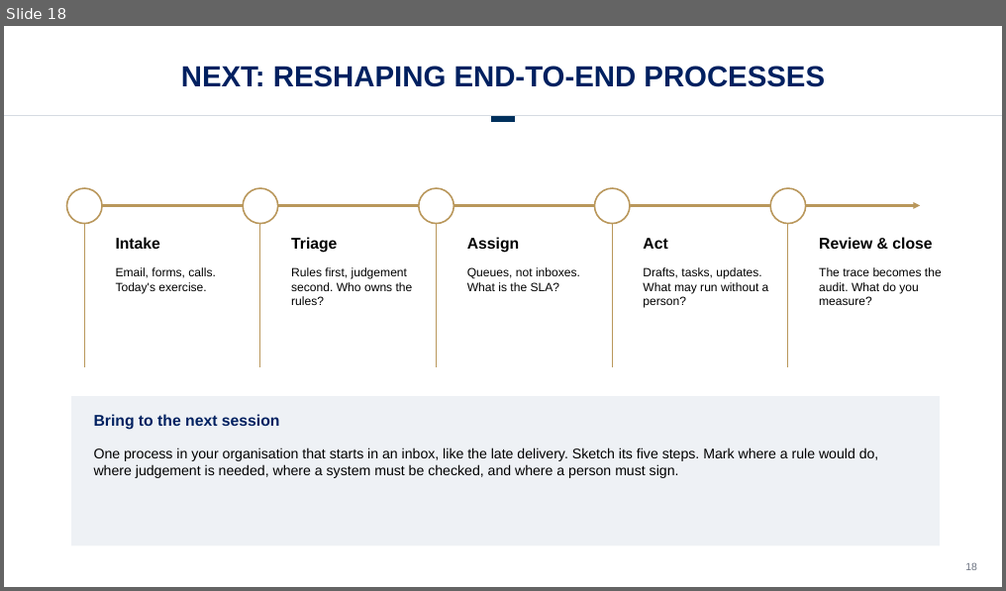
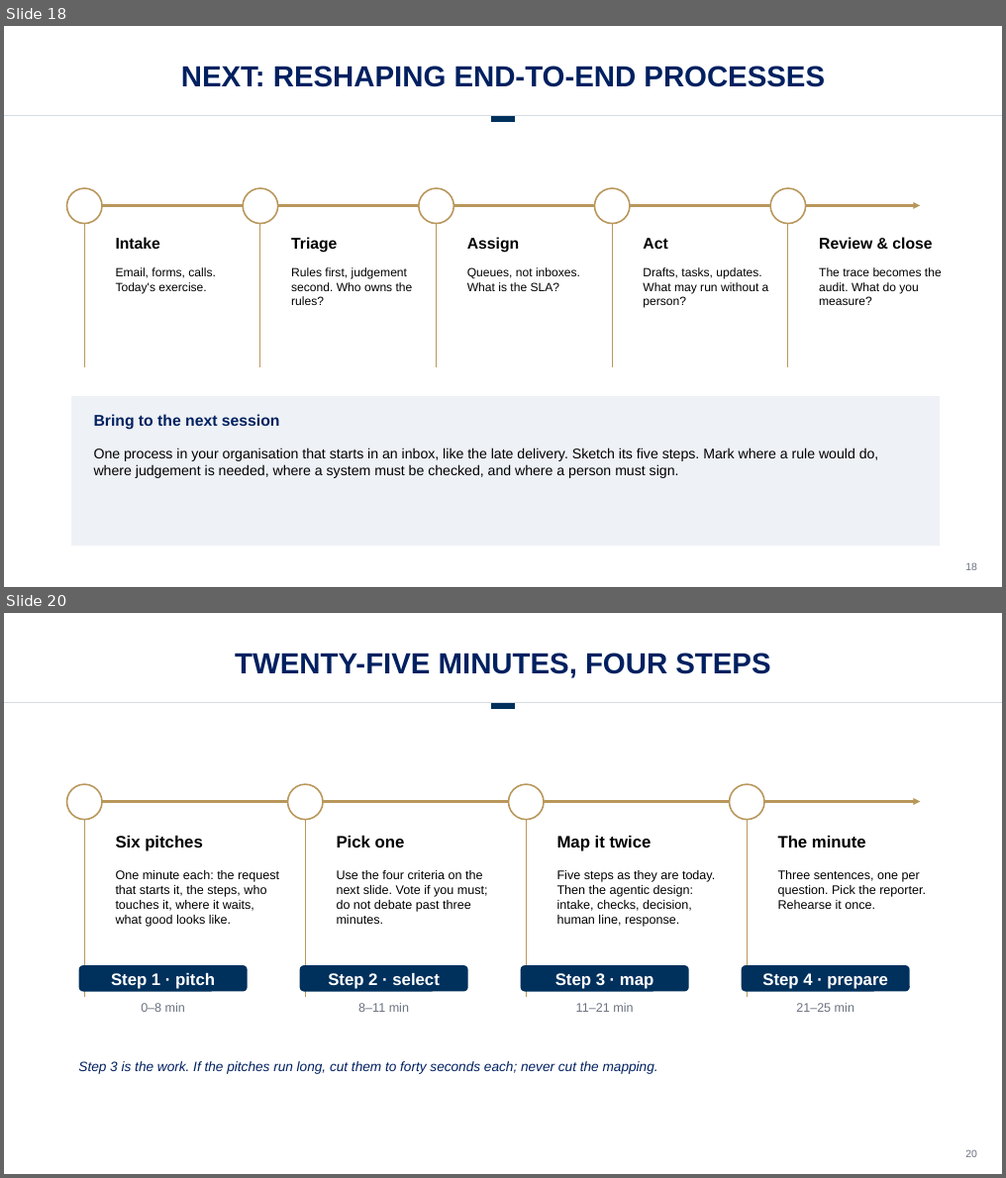
Before and after one commit to drestrepoa/Claudecode, a slide deck: slides/agent-challenge-hr.pptx. Shown one above the other, each under a label of ours: slide 18 before the commit, slides 18 and 20 after it; the slides between them are not shown. The pictures are 1006x591 and 1006x1178 pixels, drawn with LibreOffice and Linux fonts; fonts in the diff are those of the drawing; background and template pictures are left out. Boxes give left, top, right and bottom in pixels: in the first picture for what was removed or moved away, otherwise in the second. Text is boxed around its words. In the diff, an @@ line names an element or a change of style, - is before the commit and + after.

```diff
--- a/slides/agent-challenge-hr.pptx
+++ b/slides/agent-challenge-hr.pptx
@@ slide 20 added at [4, 613, 1002, 1174], background #FFFFFF @@
@@ text added at [235, 653, 770, 678], 28 pt, text #002060, bold @@
+TWENTY-FIVE MINUTES, FOUR STEPS
@@ line added from (4, 703) to (1002, 703), #D5DBE2 0.75 pt @@
@@ line added from (491, 706) to (515, 706), #00305C 6 pt @@
@@ ellipse added at [67, 784, 102, 820], fill #FFFFFF, outline #B9975B 1.5 pt @@
@@ ellipse added at [288, 784, 323, 820], fill #FFFFFF, outline #B9975B 1.5 pt @@
@@ ellipse added at [509, 784, 544, 820], fill #FFFFFF, outline #B9975B 1.5 pt @@
@@ ellipse added at [730, 784, 764, 820], fill #FFFFFF, outline #B9975B 1.5 pt @@
@@ arrow added from (77, 802) to (921, 802), #B9975B 2.25 pt @@
@@ line added from (84, 799) to (84, 997), #B9975B 1 pt @@
@@ line added from (306, 799) to (306, 997), #B9975B 1 pt @@
@@ line added from (526, 799) to (526, 997), #B9975B 1 pt @@
@@ line added from (747, 799) to (747, 997), #B9975B 1 pt @@
@@ text added at [116, 836, 203, 852], 16 pt, text #000000, bold @@
+Six pitches
@@ text added at [337, 836, 405, 848], 16 pt, text #000000, bold @@
+Pick one
@@ text added at [557, 836, 651, 852], 16 pt, text #000000, bold @@
+Map it twice
@@ text added at [778, 836, 866, 848], 16 pt, text #000000, bold @@
+The minute
@@ text added at [116, 870, 279, 927], 12 pt, text #000000 @@
+One minute each: the request that starts it, the steps, who touches it, where it waits, what good looks like.
@@ text added at [337, 870, 488, 924], 12 pt, text #000000 @@
+Use the four criteria on the next slide. Vote if you must; do not debate past three minutes.
@@ text added at [557, 870, 715, 927], 12 pt, text #000000 @@
+Five steps as they are today. Then the agentic design: intake, checks, decision, human line, response.
@@ text added at [778, 870, 926, 909], 12 pt, text #000000 @@
+Three sentences, one per question. Pick the reporter. Rehearse it once.
@@ rounded rectangle added at [79, 965, 248, 992], fill #00305C, 16 pt, text #FFFFFF, bold @@
+Step 1 · pitch
@@ rounded rectangle added at [300, 965, 468, 992], fill #00305C, 16 pt, text #FFFFFF, bold @@
+Step 2 · select
@@ rounded rectangle added at [521, 965, 689, 992], fill #00305C, 16 pt, text #FFFFFF, bold @@
+Step 3 · map
@@ rounded rectangle added at [742, 965, 910, 992], fill #00305C, 16 pt, text #FFFFFF, bold @@
+Step 4 · prepare
@@ text added at [141, 1003, 185, 1012], 12 pt, text #6B7280 @@
+0–8 min
@@ text added at [358, 1003, 409, 1012], 12 pt, text #6B7280 @@
+8–11 min
@@ text added at [576, 1003, 633, 1012], 12 pt, text #6B7280 @@
+11–21 min
@@ text added at [796, 1003, 854, 1012], 12 pt, text #6B7280 @@
+21–25 min
@@ text added at [78, 1061, 658, 1074], 13 pt, text #002060, italic @@
+Step 3 is the work. If the pitches run long, cut them to forty seconds each; never cut the mapping.
@@ text added at [965, 1150, 977, 1157], 10 pt, text #6B7280 @@
+20
```
Also in this commit, not shown: 6 other slides added, 1 other file.
